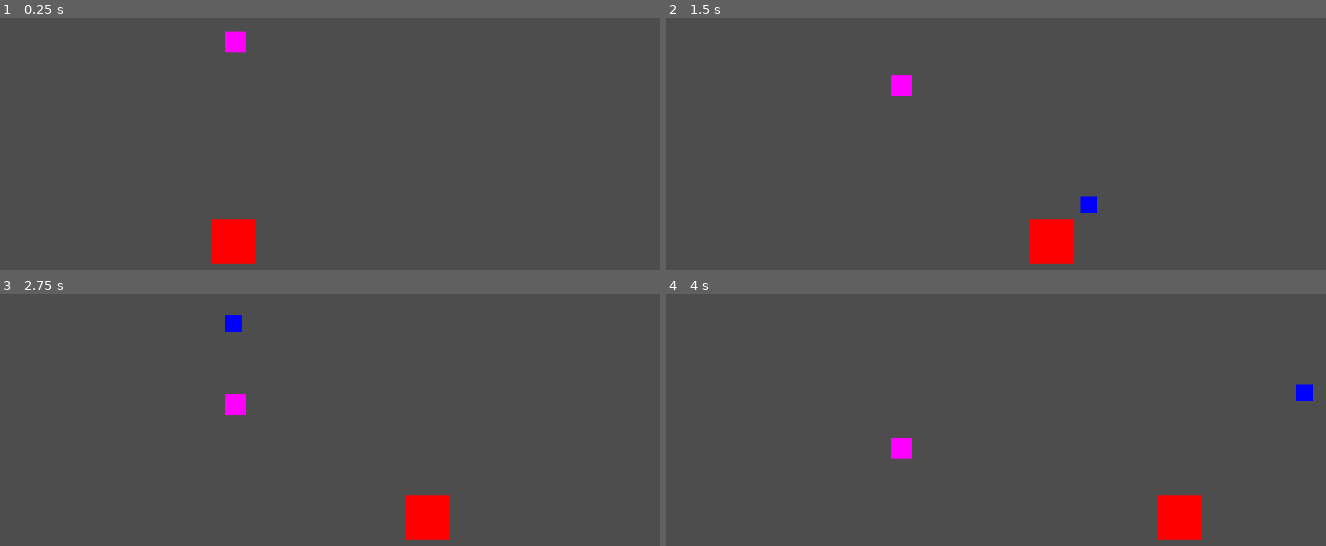
Above: before the commit, frames 1-4 (two rows, left to right).
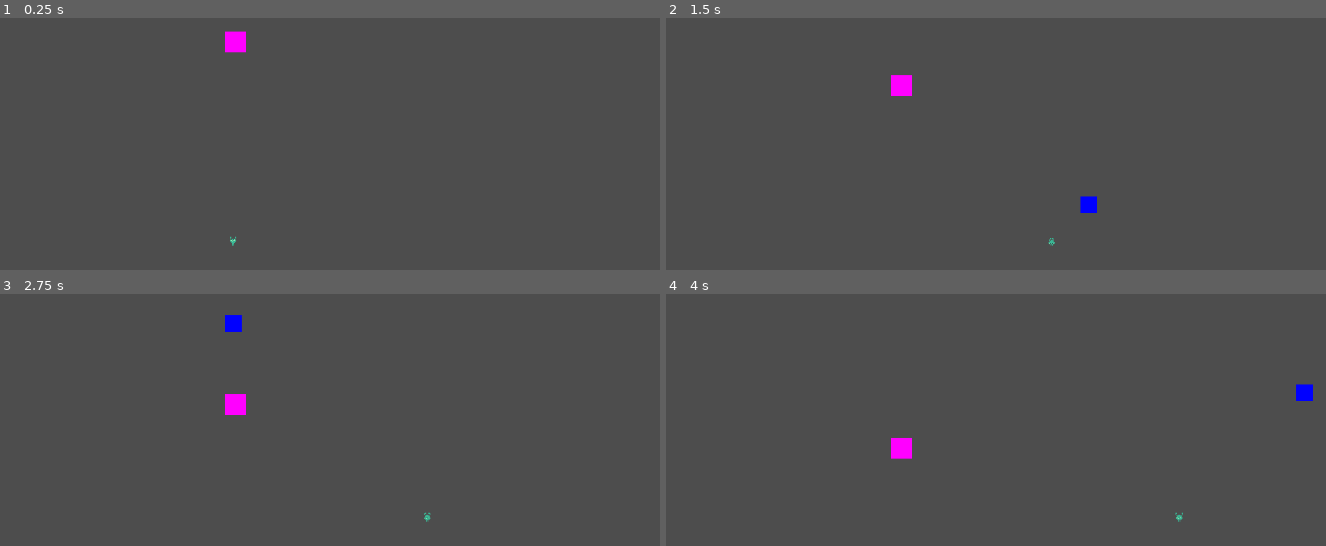
Above: after the commit, the same moments.

Repository: Roflstomp123/MRUHACKZ
Game: Godot game, scene res://Levels/temp_level.tscn
The game is run twice, just before and just after one commit, with the same random seed, the same clock (stepped at 60 frames per second) and the same inputs.
Inputs:
- Up to frame 1 (0.25 s): no input
- Up to frame 2 (1.5 s): tap Enter (Finish attack) at 0.5, 1.35 s; hold Right (Move right) 0.53-1.28 s; hold Enter (Finish attack) 0.53-1.28 s; hold Left (Move left) from 1.28 s (still down)
- Up to frame 3 (2.75 s): release Left (Move left) at 2.03 s; hold Right (Move right) from 2.03 s (still down); hold Enter (Finish attack) from 2.03 s (still down)
- Up to frame 4 (4 s): release Enter (Finish attack) at 2.78 s; tap Enter (Finish attack) at 2.85 s; release Right (Move right) at 3.53 s; hold Left (Move left) from 3.53 s (still down); hold Enter (Finish attack) from 3.53 s (still down)

The runs differ from the first frame. In frame 1, 1.2% of the frame differs, in the area x 31-39%, y 79-98%; in frame 2, 1.2%; in frame 3, 1.2%; in frame 4, 1.2%.

Commit message:
playersheet

Diff:
--- a/Levels/temp_level.tscn
+++ b/Levels/temp_level.tscn
@@ -14,7 +14,6 @@
 [node name="temp_level" type="Node2D"]
 
 [node name="temp_player" parent="." instance=ExtResource("1_hq4be")]
-
 position = Vector2(537, 337)
 
 [node name="CollisionShape2D" type="CollisionShape2D" parent="temp_player"]
--- a/Player/temp_player.tscn
+++ b/Player/temp_player.tscn
@@ -1,19 +1,169 @@
-[gd_scene load_steps=4 format=3 uid="uid://d2y3tr3j5exhm"]
+[gd_scene load_steps=24 format=3 uid="uid://d2y3tr3j5exhm"]
 
 [ext_resource type="Script" path="res://Player/temp_player.gd" id="1_rdv07"]
+[ext_resource type="Texture2D" uid="uid://c53rpu4towxk2" path="res://hackzplayer.png" id="2_tsupp"]
 
-[sub_resource type="Gradient" id="Gradient_p7mo1"]
-offsets = PackedFloat32Array(0, 0.991071)
-colors = PackedColorArray(1, 0, 0, 1, 1, 0, 0, 1)
+[sub_resource type="AtlasTexture" id="AtlasTexture_i1eyy"]
+atlas = ExtResource("2_tsupp")
+region = Rect2(16, 0, 16, 16)
 
-[sub_resource type="GradientTexture2D" id="GradientTexture2D_k78ve"]
-gradient = SubResource("Gradient_p7mo1")
+[sub_resource type="AtlasTexture" id="AtlasTexture_u3fbr"]
+atlas = ExtResource("2_tsupp")
+region = Rect2(32, 0, 16, 16)
+
+[sub_resource type="AtlasTexture" id="AtlasTexture_wvaky"]
+atlas = ExtResource("2_tsupp")
+region = Rect2(48, 0, 16, 16)
+
+[sub_resource type="AtlasTexture" id="AtlasTexture_483hb"]
+atlas = ExtResource("2_tsupp")
+region = Rect2(64, 0, 16, 16)
+
+[sub_resource type="AtlasTexture" id="AtlasTexture_v543y"]
+atlas = ExtResource("2_tsupp")
+region = Rect2(80, 0, 16, 16)
+
+[sub_resource type="AtlasTexture" id="AtlasTexture_4xmks"]
+atlas = ExtResource("2_tsupp")
+region = Rect2(96, 0, 16, 16)
+
+[sub_resource type="AtlasTexture" id="AtlasTexture_m0omv"]
+atlas = ExtResource("2_tsupp")
+region = Rect2(112, 0, 16, 16)
+
+[sub_resource type="AtlasTexture" id="AtlasTexture_0cj5v"]
+atlas = ExtResource("2_tsupp")
+region = Rect2(128, 0, 16, 16)
+
+[sub_resource type="AtlasTexture" id="AtlasTexture_piaud"]
+atlas = ExtResource("2_tsupp")
+region = Rect2(144, 0, 16, 16)
+
+[sub_resource type="AtlasTexture" id="AtlasTexture_w4bf7"]
+atlas = ExtResource("2_tsupp")
+region = Rect2(160, 0, 16, 16)
+
+[sub_resource type="AtlasTexture" id="AtlasTexture_ax182"]
+atlas = ExtResource("2_tsupp")
+region = Rect2(176, 0, 16, 16)
+
+[sub_resource type="AtlasTexture" id="AtlasTexture_hqhuy"]
+atlas = ExtResource("2_tsupp")
+region = Rect2(192, 0, 16, 16)
+
+[sub_resource type="AtlasTexture" id="AtlasTexture_y680v"]
+atlas = ExtResource("2_tsupp")
+region = Rect2(208, 0, 16, 16)
+
+[sub_resource type="AtlasTexture" id="AtlasTexture_nswm6"]
+atlas = ExtResource("2_tsupp")
+region = Rect2(224, 0, 16, 16)
+
+[sub_resource type="AtlasTexture" id="AtlasTexture_b22dx"]
+atlas = ExtResource("2_tsupp")
+region = Rect2(256, 0, 16, 16)
+
+[sub_resource type="AtlasTexture" id="AtlasTexture_tesvu"]
+atlas = ExtResource("2_tsupp")
+region = Rect2(272, 0, 16, 16)
+
+[sub_resource type="AtlasTexture" id="AtlasTexture_hdgiy"]
+atlas = ExtResource("2_tsupp")
+region = Rect2(288, 0, 16, 16)
+
+[sub_resource type="AtlasTexture" id="AtlasTexture_x24xy"]
+atlas = ExtResource("2_tsupp")
+region = Rect2(304, 0, 16, 16)
+
+[sub_resource type="AtlasTexture" id="AtlasTexture_doxxi"]
+atlas = ExtResource("2_tsupp")
+region = Rect2(320, 0, 16, 16)
+
+[sub_resource type="AtlasTexture" id="AtlasTexture_2lo44"]
+atlas = ExtResource("2_tsupp")
+region = Rect2(336, 0, 16, 16)
+
+[sub_resource type="SpriteFrames" id="SpriteFrames_a7xye"]
+animations = [{
+"frames": [{
+"duration": 1.0,
+"texture": SubResource("AtlasTexture_i1eyy")
+}, {
+"duration": 1.0,
+"texture": SubResource("AtlasTexture_u3fbr")
+}, {
+"duration": 1.0,
+"texture": SubResource("AtlasTexture_wvaky")
+}, {
+"duration": 1.0,
+"texture": SubResource("AtlasTexture_483hb")
+}, {
+"duration": 1.0,
+"texture": SubResource("AtlasTexture_v543y")
+}, {
+"duration": 1.0,
+"texture": SubResource("AtlasTexture_4xmks")
+}, {
+"duration": 1.0,
+"texture": SubResource("AtlasTexture_m0omv")
+}, {
+"duration": 1.0,
+"texture": SubResource("AtlasTexture_0cj5v")
+}, {
+"duration": 1.0,
+"texture": SubResource("AtlasTexture_piaud")
+}, {
+"duration": 1.0,
+"texture": SubResource("AtlasTexture_w4bf7")
+}, {
+"duration": 1.0,
+"texture": SubResource("AtlasTexture_ax182")
+}, {
+"duration": 1.0,
+"texture": SubResource("AtlasTexture_hqhuy")
+}, {
+"duration": 1.0,
+"texture": SubResource("AtlasTexture_y680v")
+}, {
+"duration": 1.0,
+"texture": SubResource("AtlasTexture_nswm6")
+}],
+"loop": true,
+"name": &"hewwo",
+"speed": 10.0
+}, {
+"frames": [{
+"duration": 1.0,
+"texture": SubResource("AtlasTexture_b22dx")
+}, {
+"duration": 1.0,
+"texture": SubResource("AtlasTexture_tesvu")
+}, {
+"duration": 1.0,
+"texture": SubResource("AtlasTexture_hdgiy")
+}, {
+"duration": 1.0,
+"texture": SubResource("AtlasTexture_x24xy")
+}, {
+"duration": 1.0,
+"texture": SubResource("AtlasTexture_doxxi")
+}, {
+"duration": 1.0,
+"texture": SubResource("AtlasTexture_2lo44")
+}],
+"loop": true,
+"name": &"ow",
+"speed": 10.0
+}]
 
 [node name="temp_player" type="CharacterBody2D"]
 script = ExtResource("1_rdv07")
 
-[node name="Sprite2D" type="Sprite2D" parent="."]
-texture = SubResource("GradientTexture2D_k78ve")
+[node name="AnimatedSprite2D" type="AnimatedSprite2D" parent="."]
+sprite_frames = SubResource("SpriteFrames_a7xye")
+animation = &"hewwo"
+autoplay = "hewwo"
+frame_progress = 0.970304
 
 [node name="ProjectlesParent" type="Node2D" parent="."]
 top_level = true
Not shown, added: Assets/enemy-idle.png.import
